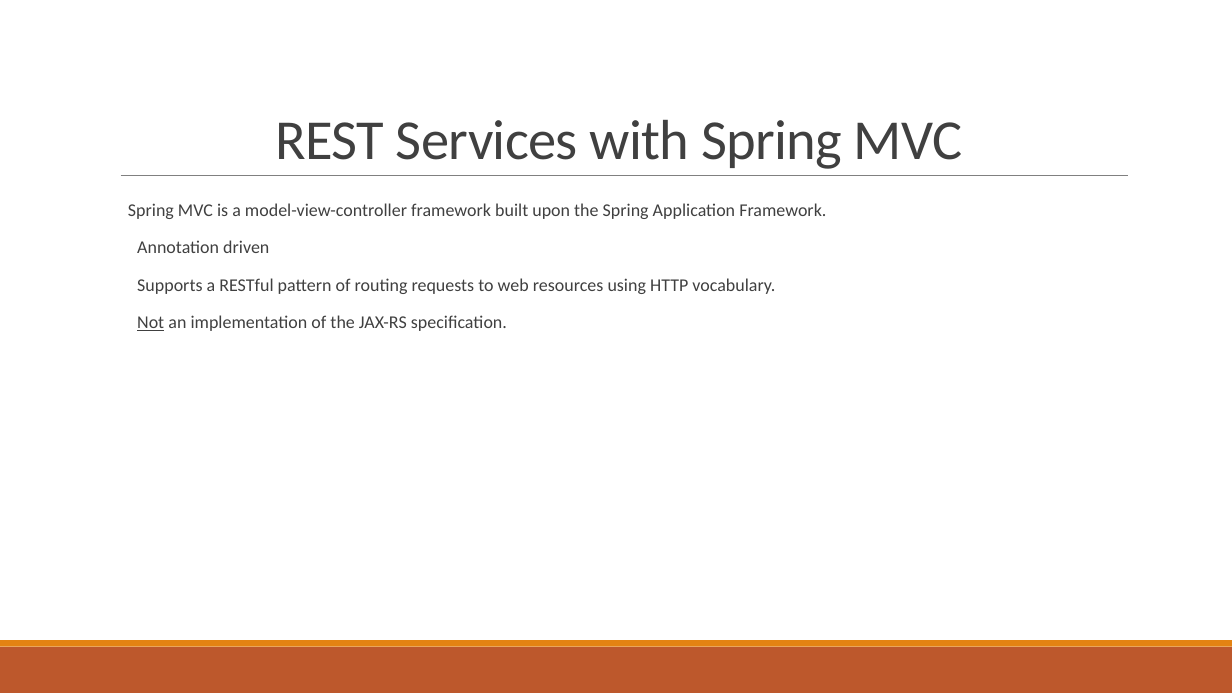
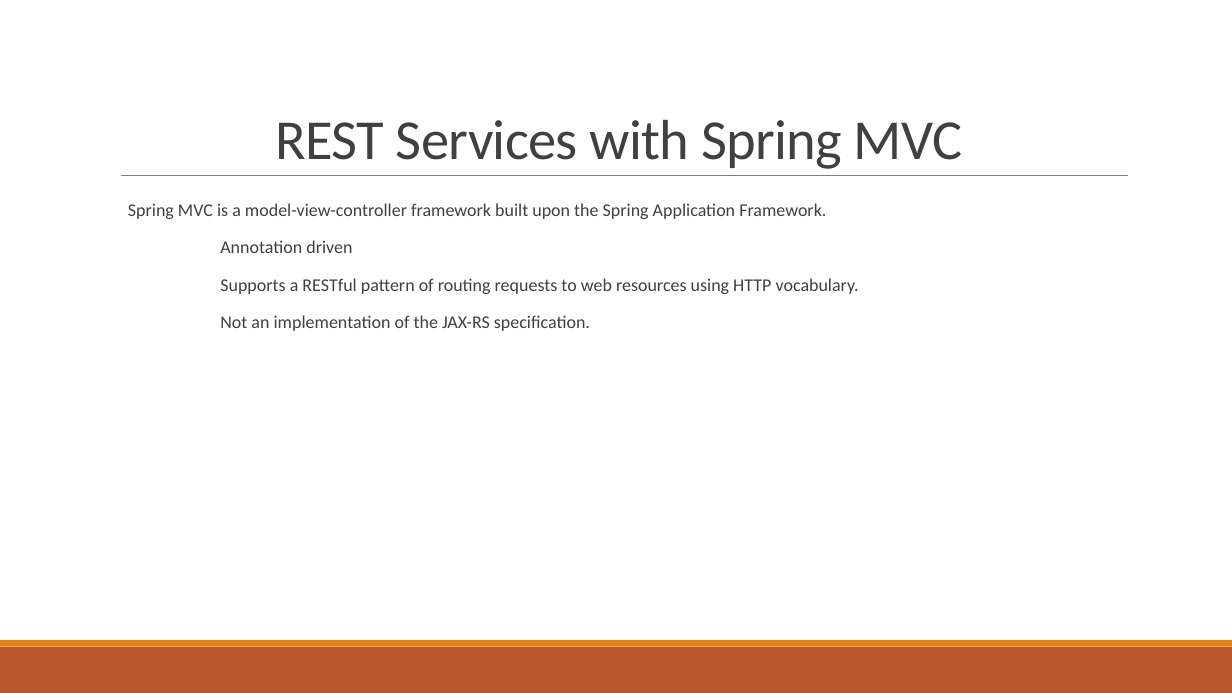
Before and after one commit to balacode/mydoc, a slide deck: slide 19 of REST PPT.pptx. Drawn at 1232x693 pixels with LibreOffice and Linux fonts; fonts in the diff are those of the drawing. Boxes give left, top, right and bottom in pixels: in the first picture for what was removed or moved away, otherwise in the second. Text is boxed around its words. In the diff, an @@ line names an element or a change of style, - is before the commit and + after.

```diff
--- a/REST PPT.pptx
+++ b/REST PPT.pptx
@@ text at (x1=220, y1=240, x2=859, y2=331): underline off in "Not"; bullet   to none @@
```
Also in this commit, not shown: 14 other slides changed, 1 other file.
